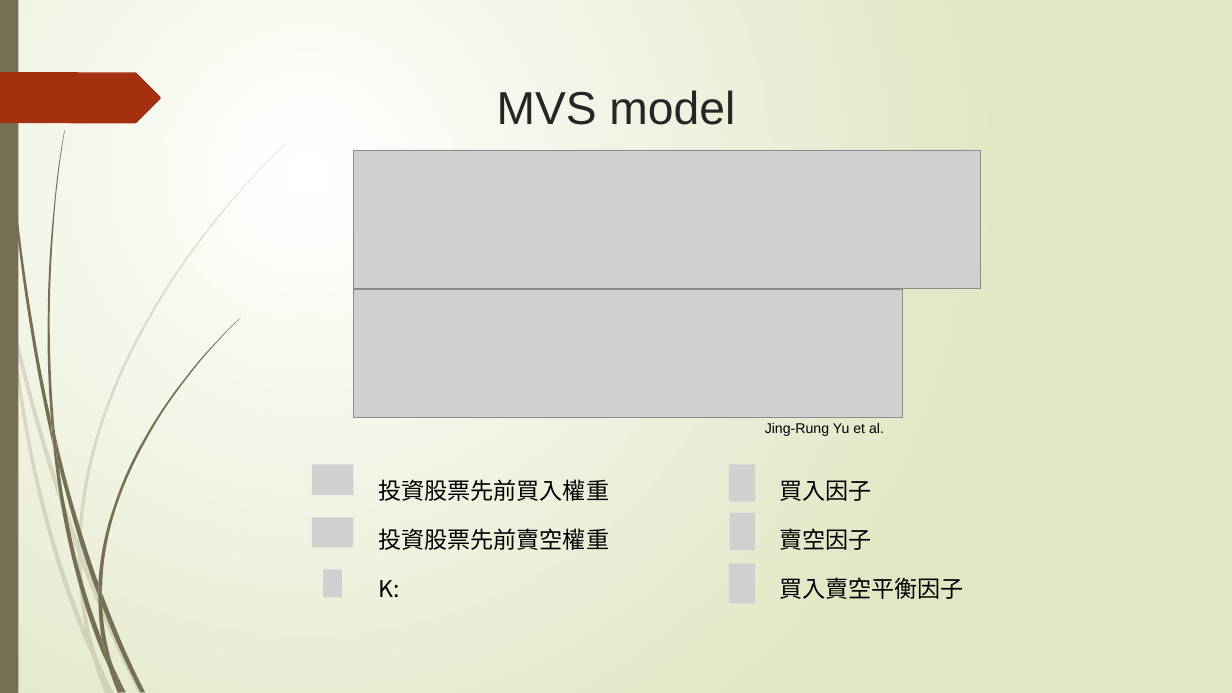
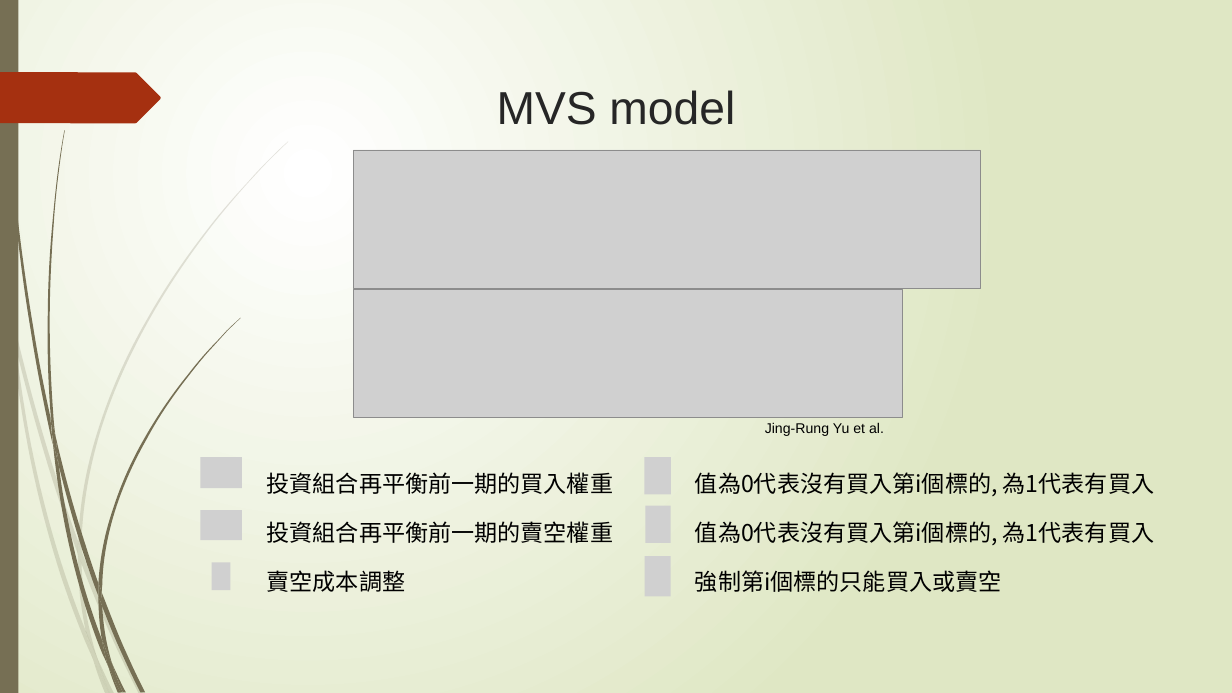
Before and after one commit to Jordan71214/Markowitz, a slide deck: slide 3 of 10846013_0608.pptx. Drawn at 1232x693 pixels with LibreOffice and Linux fonts; fonts in the diff are those of the drawing; grey boxes stand for pictures. Boxes give left, top, right and bottom in pixels: in the first picture for what was removed or moved away, otherwise in the second. Text is boxed around its words. In the diff, an @@ line names an element or a change of style, - is before the commit and + after.

```diff
--- a/10846013_0608.pptx
+++ b/10846013_0608.pptx
@@ picture: place and size @@
-picture at [311,465,353,495]
+picture at [201,457,242,488]
@@ text at [267,472,613,592]: text changed @@
-投資股票先前買入權重
-投資股票先前賣空權重
-K:
+投資組合再平衡前一期的買入權重
+投資組合再平衡前一期的賣空權重
+賣空成本調整
@@ picture: place and size @@
-picture at [729,465,755,502]
+picture at [645,457,671,494]
@@ text at [695,472,1154,592]: text changed @@
-買入因子
-賣空因子
-買入賣空平衡因子
+值為0代表沒有買入第i個標的, 為1代表有買入
+值為0代表沒有買入第i個標的, 為1代表有買入
+強制第i個標的只能買入或賣空
@@ picture: place and size @@
-picture at [730,513,755,550]
+picture at [645,506,670,543]
@@ picture: place and size @@
-picture at [311,518,353,548]
+picture at [201,510,242,541]
@@ picture: place and size @@
-picture at [323,569,342,597]
+picture at [212,563,230,591]
@@ picture: place and size @@
-picture at [729,564,755,604]
+picture at [645,556,671,596]
```
Also in this commit, not shown: 2 other slides changed, 10 slides added, 3 other files.
